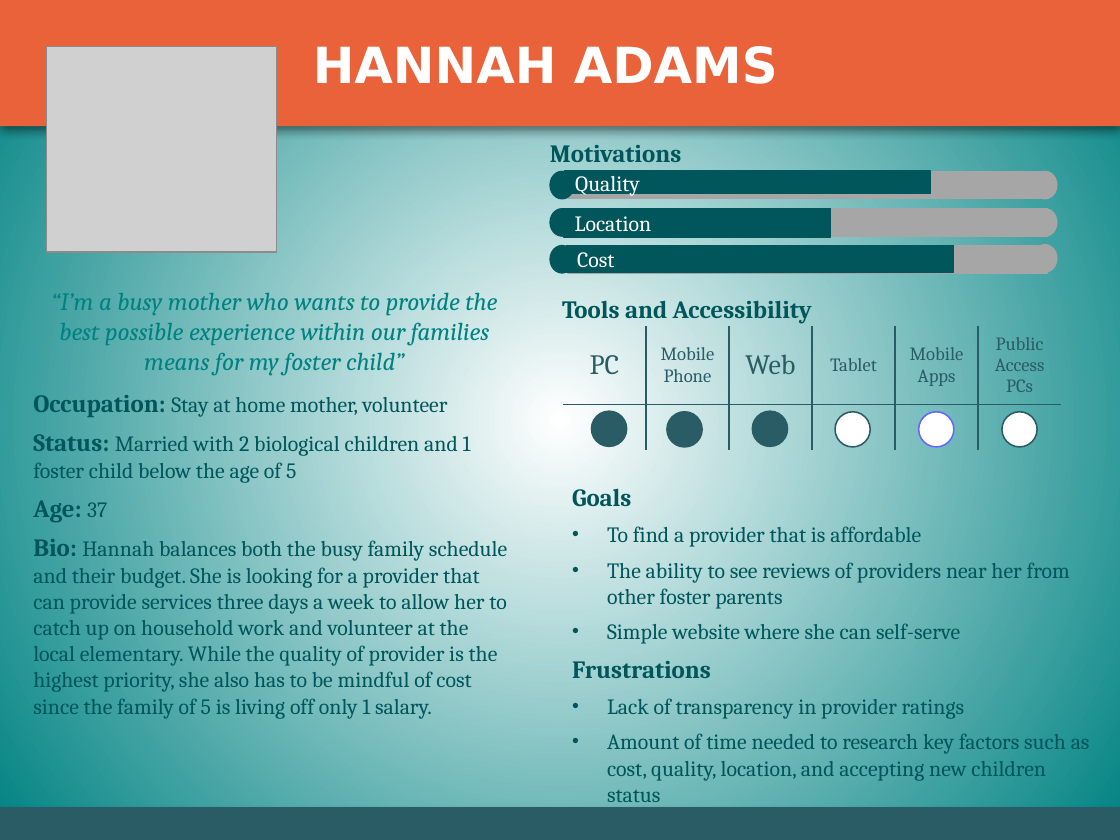
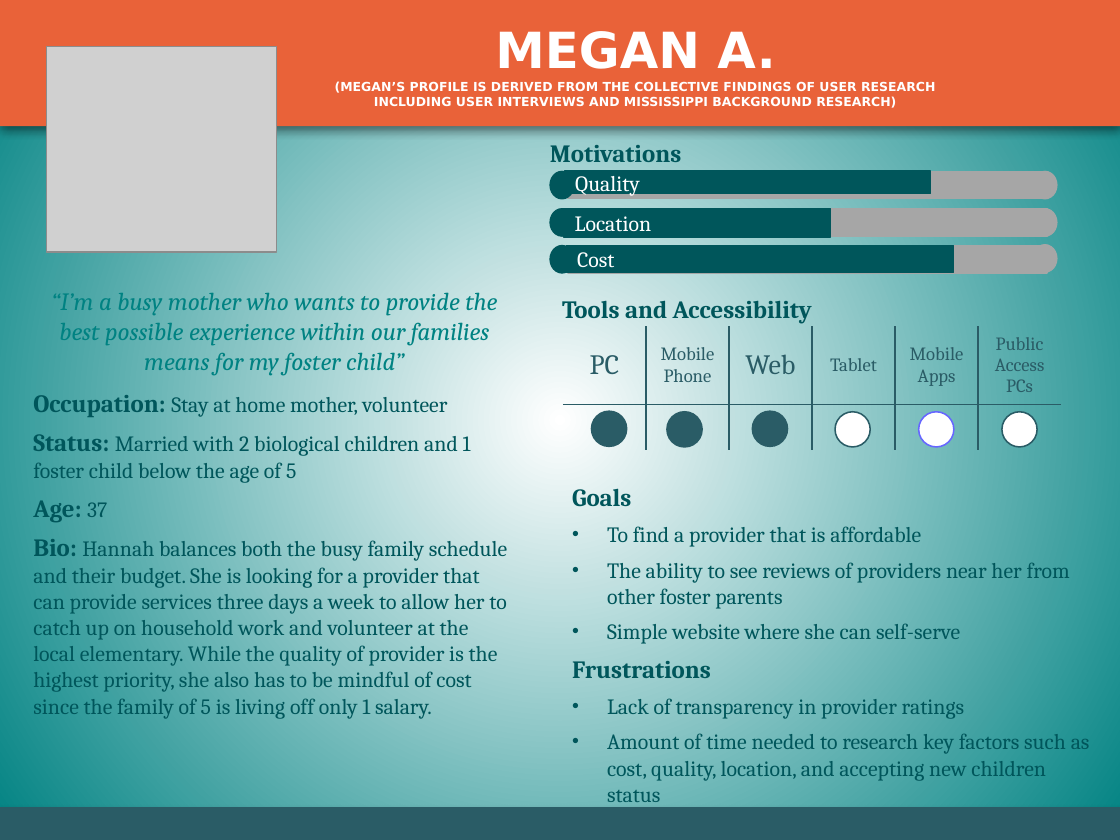
Before and after one commit to CambriaSolutions/MSRFP-3717, a slide deck: slide 2 of artifacts/Human-Centered-Design-Artifacts/MS ADPQ Personas.pptx. Drawn at 1120x840 pixels with LibreOffice and Linux fonts; fonts in the diff are those of the drawing; grey boxes stand for pictures. Boxes give left, top, right and bottom in pixels: in the first picture for what was removed or moved away, otherwise in the second. Text is boxed around its words. In the diff, an @@ line names an element or a change of style, - is before the commit and + after.

```diff
--- a/artifacts/Human-Centered-Design-Artifacts/MS ADPQ Personas.pptx
+++ b/artifacts/Human-Centered-Design-Artifacts/MS ADPQ Personas.pptx
@@ title at (335, 31, 935, 108): text changed; size 32 to 8 pt @@
-HANNAH ADAMS
+MEGAN A.
+(MEGAN’S PROFILE IS DERIVED FROM THE COLLECTIVE FINDINGS OF USER RESEARCH INCLUDING USER INTERVIEWS AND MISSISSIPPI BACKGROUND RESEARCH)
```
Also in this commit, not shown: 3 other slides changed.
